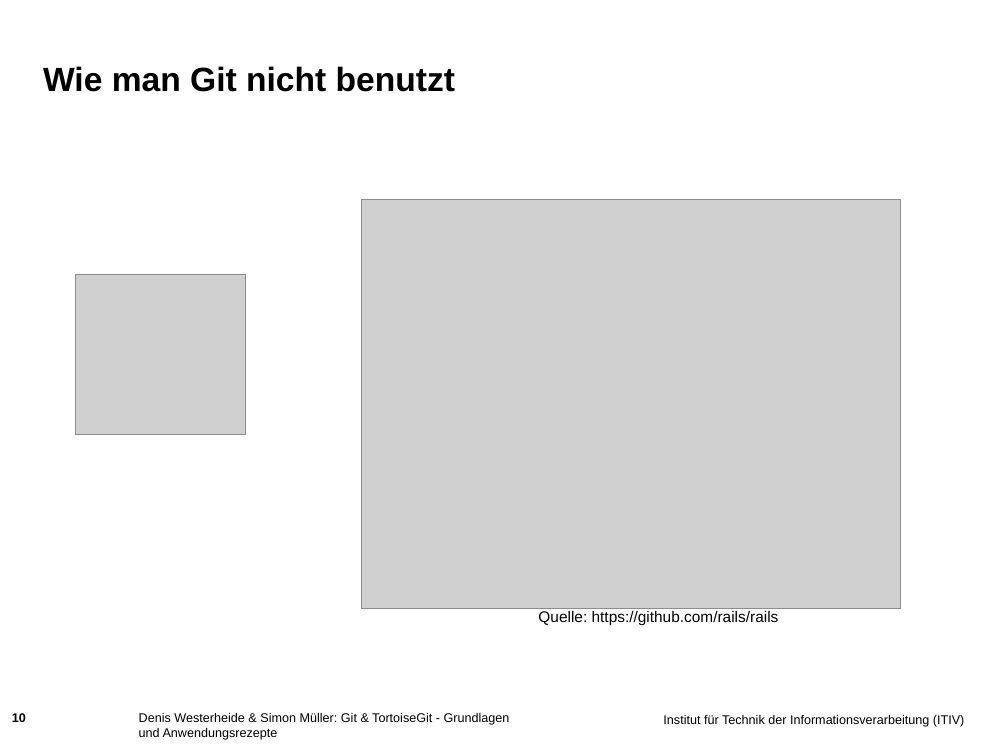
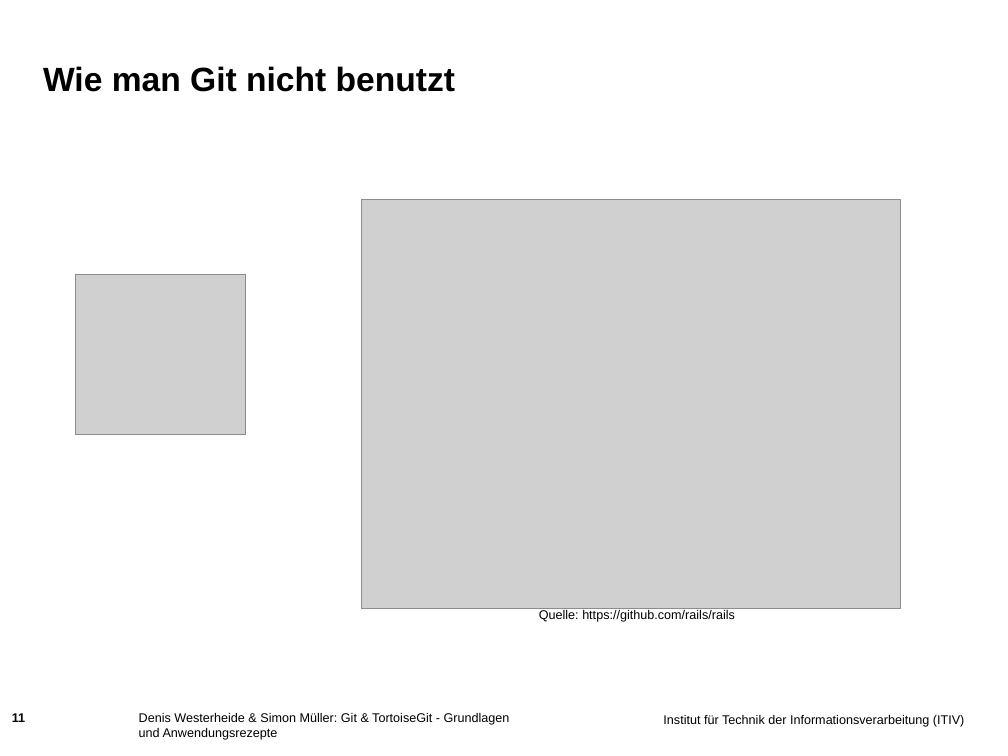
Before and after one commit to muellesi/PSE_2018, a slide deck: slide 11 of Präsentation/Simon/Praesentationsfolien_Simon.ppt (slide 10 before the commit). Drawn at 1008x756 pixels with LibreOffice and Linux fonts; fonts in the diff are those of the drawing; grey boxes stand for pictures; background and template pictures are left out. Boxes give left, top, right and bottom in pixels: in the first picture for what was removed or moved away, otherwise in the second. Text is boxed around its words. In the diff, an @@ line names an element or a change of style, - is before the commit and + after.

```diff
--- a/Präsentation/Simon/Praesentationsfolien_Simon.ppt
+++ b/Präsentation/Simon/Praesentationsfolien_Simon.ppt
@@ text "Quelle: https://github.com/rails/rails" at [539, 610, 735, 622]: size 11 to 9 pt @@
@@ page number at [12, 713, 25, 722]: text changed @@
-10
+11
```
Also in this commit, not shown: 4 other slides changed, 1 slide added, 2 other files.
